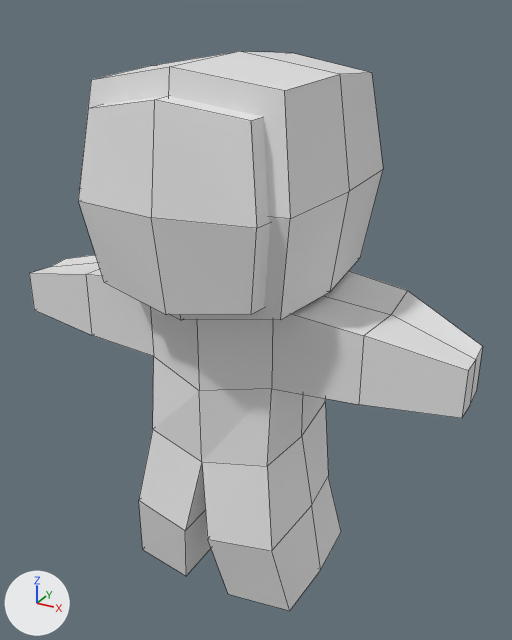
The Blender file GameAssets/astronauts.blend as it was, and as the next commit left it.
Before and after are seen from a camera (50 mm lens) standing at (4.4, -7.08, 6.98) and looking at (0.18, 0.6, 3.14). Lighting does not change. The marker at lower left points along +X, +Y and +Z. Mesh edges are drawn as thin lines.
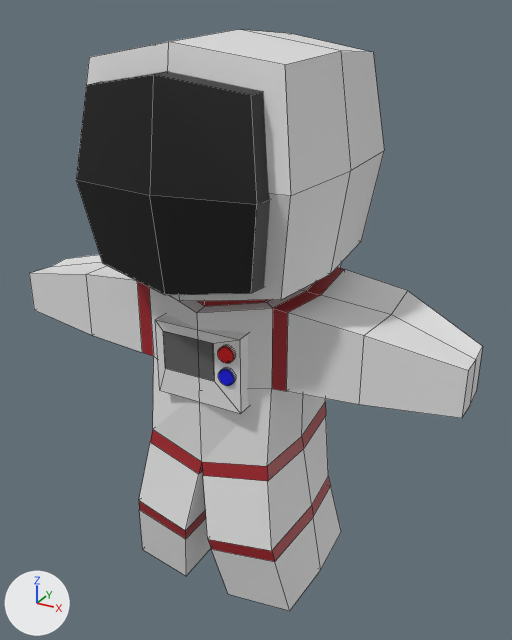
Changed parts and their boxes [x1, y1, x2, y2] in the pictures (512 x 640 px; the box of a moved part takes in the faces that stretch with it):
'Cube', reshaped
    before: [29, 51, 483, 611]
    after: [29, 29, 483, 611]
part 1 of me_cube, moved or reshaped
    before: [78, 96, 270, 315]
    after: [76, 71, 270, 295]
part 2 of me_cube, moved or reshaped
    before: [79, 51, 383, 320]
    after: [77, 29, 384, 301]
part 3 of me_cube, added
    after: [218, 346, 234, 363]
part 4 of me_cube, added
    after: [218, 369, 235, 386]
part 5 of me_cube, added
    after: [155, 314, 248, 414]
part 6 of me_cube, built on
    before: [86, 269, 408, 611]
    after: [86, 266, 408, 611]

Patch to the scene script:
```diff
--- a/GameAssets/astronauts.blend.py
+++ b/GameAssets/astronauts.blend.py
@@ mat_red_dark @@
+mat_red_dark = principled_material('Red_dark')
+mat_red_dark.base_color = (0.376, 0.0167, 0.0244)  # red #a5232b
@@ mat_grey @@
+mat_grey = principled_material('Grey')
+mat_grey.base_color = (0.124, 0.124, 0.124)  # dark grey #636363
@@ mat_blue @@
+mat_blue = principled_material('Blue')
+mat_blue.base_color = (0.0, 0.000892, 0.8)  # blue #0003e7
@@ mat_red @@
+mat_red = principled_material('Red')
+mat_red.base_color = (0.8, 0.0, 0.0)  # red #e70000
@@ mat_white @@
+mat_white = principled_material('White')
+mat_white.base_color = (0.8, 0.8, 0.8)  # white #e7e7e7
@@ mat_black @@
+mat_black = principled_material('Black')
+mat_black.base_color = (0.00424, 0.00424, 0.00424)  # black #0e0e0e
@@ me_cube @@
 # used by ob_cube; location = (0.0, 0.0, 0.0)
-me_cube.from_pydata(...)  # 277 vertices, 204 faces; spans x -3.02..3.18, y -1.32..2.19, z -0.61..6.53
+me_cube.from_pydata(...)  # 481 vertices, 346 faces; spans x -3.02..3.18, y -1.32..2.35, z -0.61..6.76
+# me_cube part 1: the loose piece of 26 vertices spanning x -1.21..1.21, y -1.32..1.32, z 3.77..6.23 is moved by (0.0, 0.0, 0.24)
+# me_cube part 2: the loose piece of 26 vertices spanning x -1.45..1.45, y -1.08..2.1, z 3.59..6.53 is moved by (0.0, 0.0, 0.24), in mat_white (white #e7e7e7)
+# me_cube part 3: a new loose piece, a 32-sided cylinder along y spanning x 0.32..0.53, y -0.6..-0.39, z 3.09..3.3, in mat_red (red #e70000)
+# me_cube part 4: a new loose piece, a 32-sided cylinder along y spanning x 0.32..0.53, y -0.6..-0.39, z 2.79..3.0, in mat_blue (blue #0003e7)
+# me_cube part 5: a new loose piece of 16 vertices spanning x -0.61..0.61, y -0.57..-0.15, z 2.42..3.43
+# me_cube part 6
+# 8 vertices are removed from x -1.27..1.27, y -0.88..1.9, z 3.67..3.86
+# 45 faces are deleted
+# 52 vertices are added at x -1.16..1.17, y -0.72..2.27, z 0.24..3.78
+# 8 new vertices lie (0.0, 0.08, 0.0) away from vertices in x -0.56..0.56, y 2.19..2.27, z 2.01..3.43
+# 8 new vertices lie (0.0, 0.0, 0.5) away from vertices in x -0.79..0.79, y -0.37..1.39, z 3.66..3.78
+# 61 new faces join them, mat_white (white #e7e7e7)
+# 44 new faces join them, mat_red_dark (red #a5232b)
+me_cube.materials.append(mat_white)  # white #e7e7e7
+me_cube.materials.append(mat_black)  # black #0e0e0e
+me_cube.materials.append(mat_red_dark)  # red #a5232b
+me_cube.materials.append(mat_red)  # red #e70000
+me_cube.materials.append(mat_blue)  # blue #0003e7
+me_cube.materials.append(mat_grey)  # dark grey #636363
```
